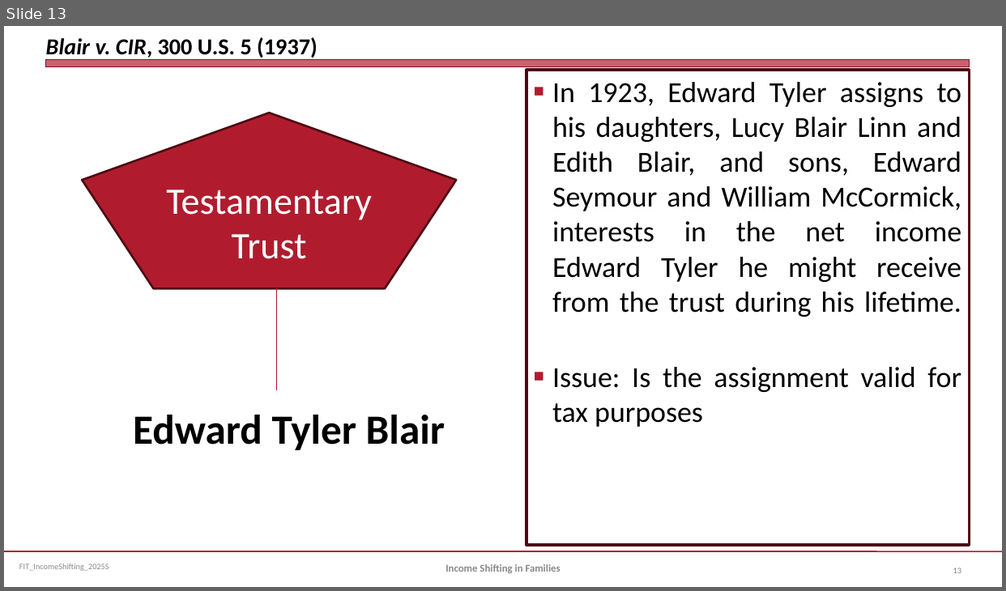
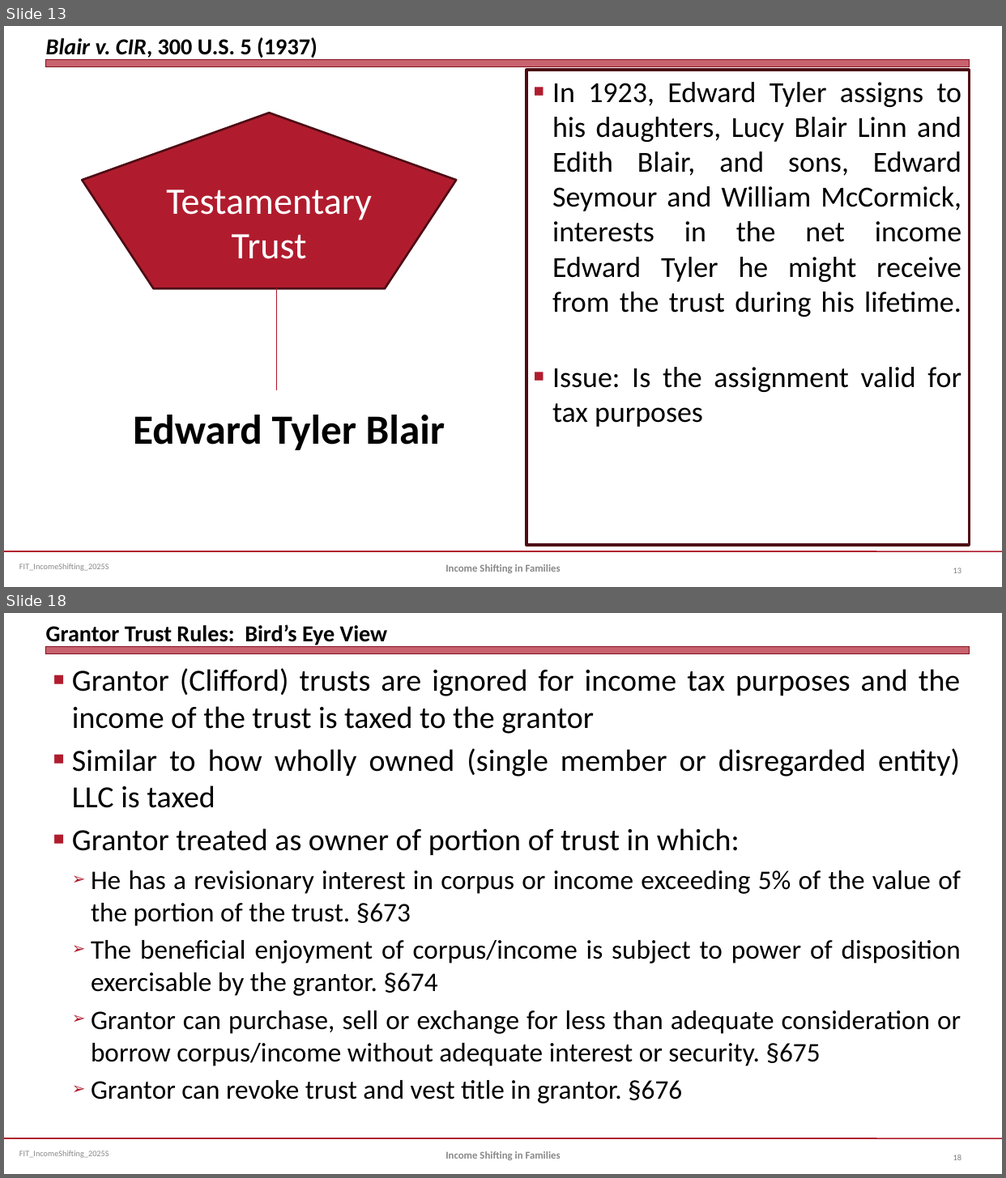
Before and after one commit to jmc877/Fed-Income-Tax, a slide deck: slides/FIT_IncomeShifting_2025S.pptx. Shown one above the other, each under a label of ours: slide 13 before the commit, slides 13 and 18 after it; the slides between them are not shown. The pictures are 1006x591 and 1006x1178 pixels, drawn with LibreOffice and Linux fonts; fonts in the diff are those of the drawing. Boxes give left, top, right and bottom in pixels: in the first picture for what was removed or moved away, otherwise in the second. Text is boxed around its words. In the diff, an @@ line names an element or a change of style, - is before the commit and + after.

```diff
--- a/slides/FIT_IncomeShifting_2025S.pptx
+++ b/slides/FIT_IncomeShifting_2025S.pptx
@@ slide 18 added at (4,613,1002,1174), background #FFFFFF; not listed: 3 template elements that a slide beside it also shows @@
@@ title added at (46,624,388,647), 22 pt, text #000000, bold @@
+Grantor Trust Rules: Bird’s Eye View
@@ text added at (72,668,961,1104), 25.9 pt, text #000000 @@
+■ Grantor (Clifford) trusts are ignored for income tax purposes and the income of the trust is taxed to the grantor
+■ Similar to how wholly owned (single member or disregarded entity) LLC is taxed
+■ Grantor treated as owner of portion of trust in which:
+  ➢ He has a revisionary interest in corpus or income exceeding 5% of the value of the portion of the trust. §673
+  ➢ The beneficial enjoyment of corpus/income is subject to power of disposition exercisable by the grantor. §674
+  ➢ Grantor can purchase, sell or exchange for less than adequate consideration or borrow corpus/income without adequate interest or security. §675
+  ➢ Grantor can revoke trust and vest title in grantor. §676
@@ text added at (445,1152,560,1161), 10 pt, text #898989, bold @@
+Income Shifting in Families
@@ page number added at (953,1155,961,1161), 8 pt, text #808080 @@
+18
```
Also in this commit, not shown: 4 slides changed, 3 other slides added.
